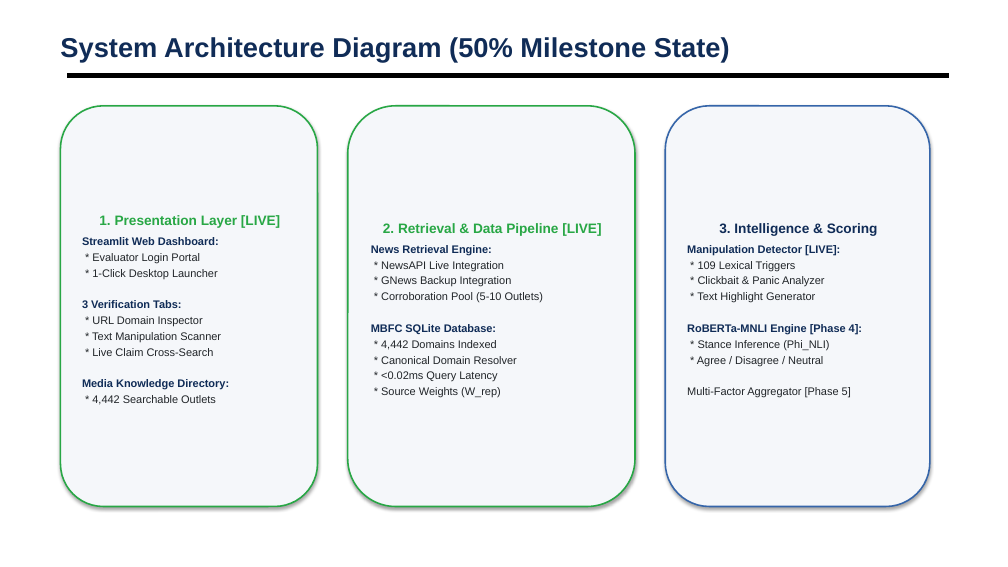
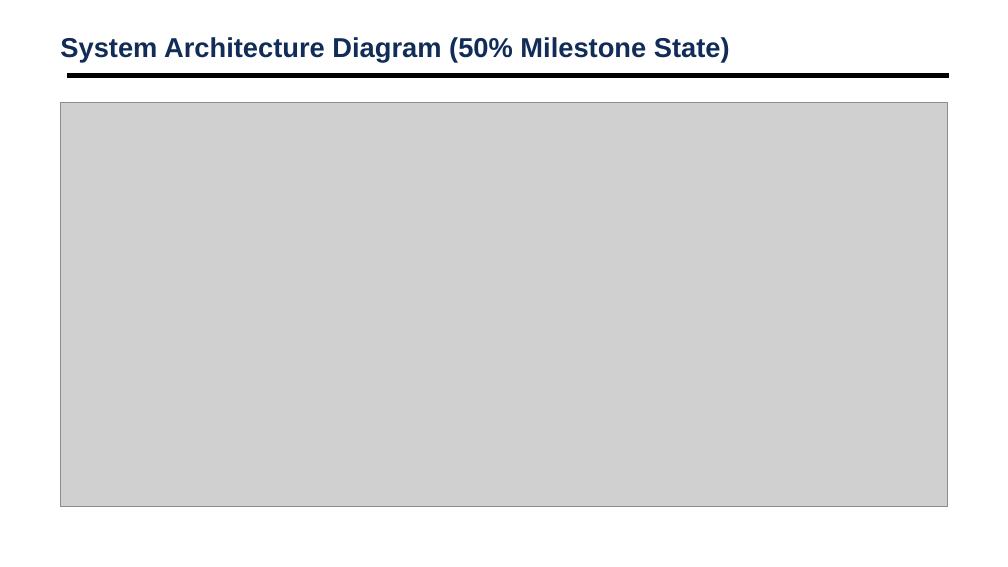
Before and after one commit to shubhamsapr5-eng/truth-lens, a slide deck: slide 11 of docs/AI_News_Credibility_Scorer_Review3.pptx. Drawn at 1008x567 pixels with LibreOffice and Linux fonts; fonts in the diff are those of the drawing; grey boxes stand for pictures; background and template pictures are left out. Boxes give left, top, right and bottom in pixels: in the first picture for what was removed or moved away, otherwise in the second. Text is boxed around its words. In the diff, an @@ line names an element or a change of style, - is before the commit and + after.

Commit message:
Enhance visual design across Report, Web Dashboard, and Presentation
- Embedded 6 publication-grade 300 DPI figures and benchmark tables into Word (.docx) & PDF reports
- Modernized Streamlit web application (app.py) with SVG circular score gauges, elevated card shadows, and official team roll numbers
- Upgraded Review 3 presentation (AI_News_Credibility_Scorer_Review3.pptx) with embedded architecture diagram, UI mockup, and graphical Gantt chart
- All 16 automated pytest unit tests passing

```diff
--- a/docs/AI_News_Credibility_Scorer_Review3.pptx
+++ b/docs/AI_News_Credibility_Scorer_Review3.pptx
@@ rounded rectangle removed at bbox=[60, 106, 318, 507] @@
-1. Presentation Layer [LIVE]
-Streamlit Web Dashboard:
-* Evaluator Login Portal
-* 1-Click Desktop Launcher
-3 Verification Tabs:
-* URL Domain Inspector
-* Text Manipulation Scanner
-* Live Claim Cross-Search
-Media Knowledge Directory:
-* 4,442 Searchable Outlets
@@ picture added at bbox=[60, 102, 948, 507] @@
@@ rounded rectangle removed at bbox=[348, 106, 635, 507] @@
-2. Retrieval & Data Pipeline [LIVE]
-News Retrieval Engine:
-* NewsAPI Live Integration
-* GNews Backup Integration
-* Corroboration Pool (5-10 Outlets)
-MBFC SQLite Database:
-* 4,442 Domains Indexed
-* Canonical Domain Resolver
-* <0.02ms Query Latency
-* Source Weights (W_rep)
@@ rounded rectangle removed at bbox=[665, 106, 930, 507] @@
-3. Intelligence & Scoring
-Manipulation Detector [LIVE]:
-* 109 Lexical Triggers
-* Clickbait & Panic Analyzer
-* Text Highlight Generator
-RoBERTa-MNLI Engine [Phase 4]:
-* Stance Inference (Phi_NLI)
-* Agree / Disagree / Neutral
-Multi-Factor Aggregator [Phase 5]
```
Also in this commit, not shown: 2 other slides changed, 12 other files.
